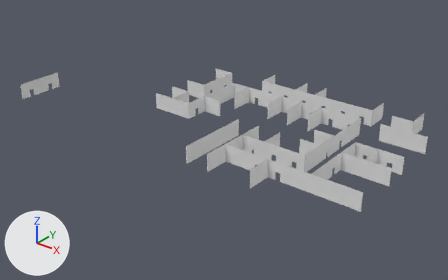
The FBX model Assets/Objects/Meshes/Inner_walls_0.fbx: old version first, new version second.
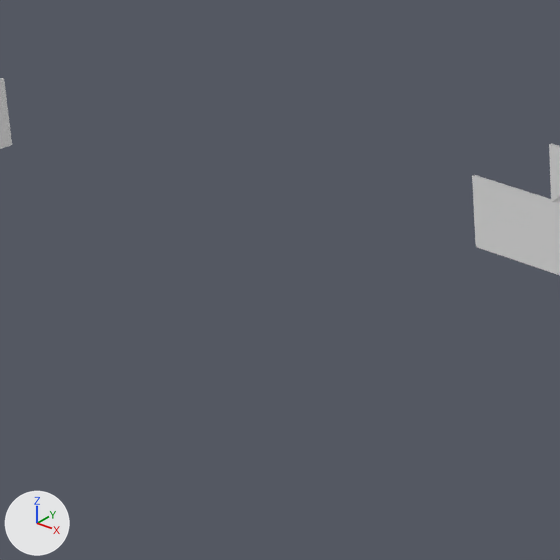
The first picture shows the older version from a camera (50 mm lens) standing at (524.0, -132.0, 97.9) and looking at (390.5, 34.8, -5.5). The close-ups show both versions on the part from 13% to 39% of the width and 20% to 62% of the height of that picture; other places that the commit changed are outside them. Arrows for +X, +Y and +Z are at lower left; the lights stay in place. Where no turn or scale is listed for an object, it has been applied to the vertices.

Names of what the first close-up shows: 'Wall_5.007'.
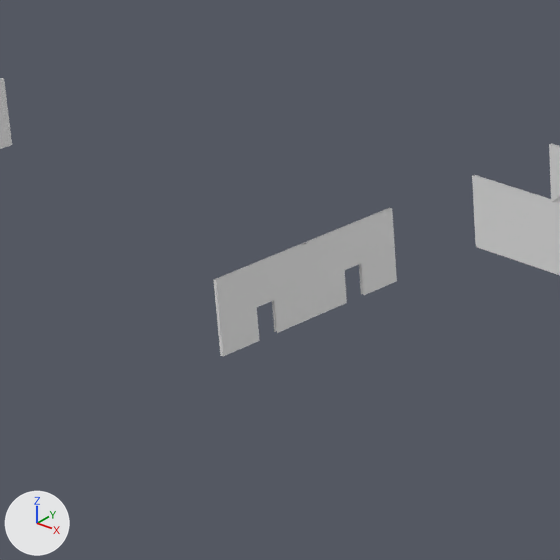
The newer file is also turned or shifted as a whole; pictures and numbers use the older file's frame.

Scene script edits in JSON lines:
```json
{"op": "add", "block": "me_cube_6443", "code": ["me_cube_6443 = bpy.data.meshes.new('Cube.6443')", "me_cube_6443.from_pydata([(-0.15, 4.6, -2.28), (-0.15, 4.6, 4.02), (0.15, 4.6, -2.28), (0.15, 4.6, 4.02), (-0.15, -4.6, -2.28), (-0.15, -4.6, 4.02), (0.15, -4.6, -2.28), (0.15, -4.6, 4.02), (0.15, 0.91, -2.28), (-0.15, 0.91, -2.28), (-0.15, -0.9, -2.28), (0.15, -0.9, -2.28), (0.15, 0.91, 0.53), (-0.15, 0.91, 0.53), (-0.15, -0.9, 0.53), (0.15, -0.9, 0.53)], [], [(4, 14, 10), (6, 15, 7), (1, 14, 5), (0, 13, 1), (2, 12, 8), (7, 4, 6), (1, 2, 0), (3, 15, 12), (4, 5, 14), (6, 11, 15), (1, 13, 14), (0, 9, 13), (2, 3, 12), (7, 5, 4), (1, 3, 2), (3, 7, 15)])"]}
{"op": "add", "block": "me_cube_6442", "code": ["me_cube_6442 = bpy.data.meshes.new('Cube.6442')", "me_cube_6442.from_pydata([(-0.15, 4.6, -2.28), (-0.15, 4.6, 4.02), (0.15, 4.6, -2.28), (0.15, 4.6, 4.02), (-0.15, -4.6, -2.28), (-0.15, -4.6, 4.02), (0.15, -4.6, -2.28), (0.15, -4.6, 4.02), (0.15, 0.9, -2.28), (-0.15, 0.9, -2.28), (-0.15, -0.9, -2.28), (0.15, -0.9, -2.28), (0.15, 0.9, 0.53), (-0.15, 0.9, 0.53), (-0.15, -0.9, 0.53), (0.15, -0.9, 0.53)], [], [(4, 14, 10), (6, 15, 7), (1, 14, 5), (0, 13, 1), (2, 12, 8), (7, 4, 6), (1, 2, 0), (3, 15, 12), (4, 5, 14), (6, 11, 15), (1, 13, 14), (0, 9, 13), (2, 3, 12), (7, 5, 4), (1, 3, 2), (3, 7, 15)])"]}
{"op": "add", "block": "ob_wall_9_001", "code": ["ob_wall_9_001 = bpy.data.objects.new('Wall_9.001', me_cube_6443)", "ob_wall_9_001.location = (361.56, 5.4, 4.55)"]}
{"op": "add", "block": "ob_wall_9_004", "code": ["ob_wall_9_004 = bpy.data.objects.new('Wall_9.004', me_cube_6442)", "ob_wall_9_004.location = (361.56, 14.6, 4.55)"]}
```

What differs and where, as boxes (x1, y1, x2, y2) in the close-ups (560 x 560 px):
```json
{"object": "Wall_9.001", "change": "added", "after": [213, 243, 312, 356]}
{"object": "Wall_9.004", "change": "added", "after": [304, 208, 397, 318]}
```
